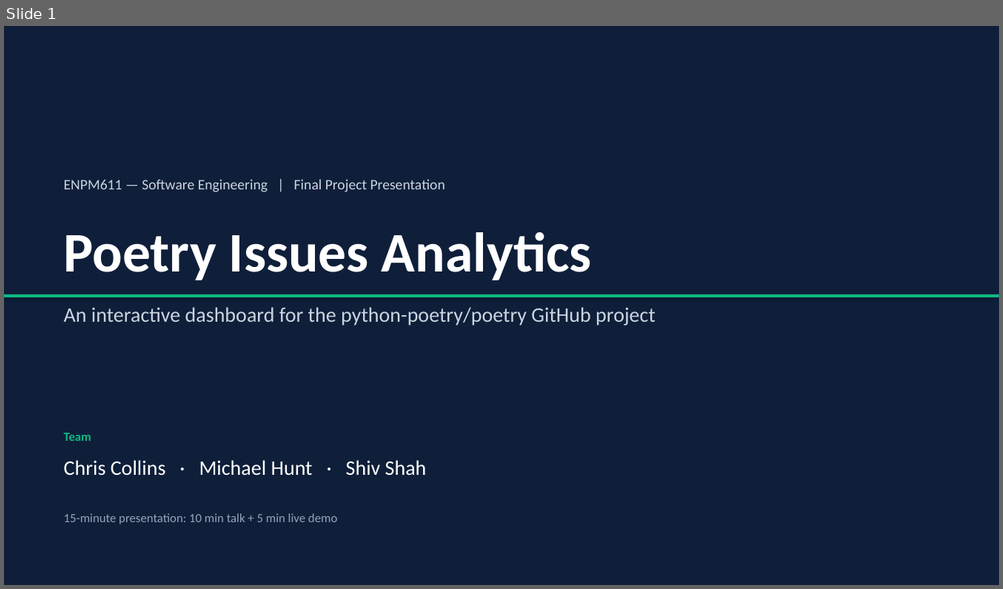
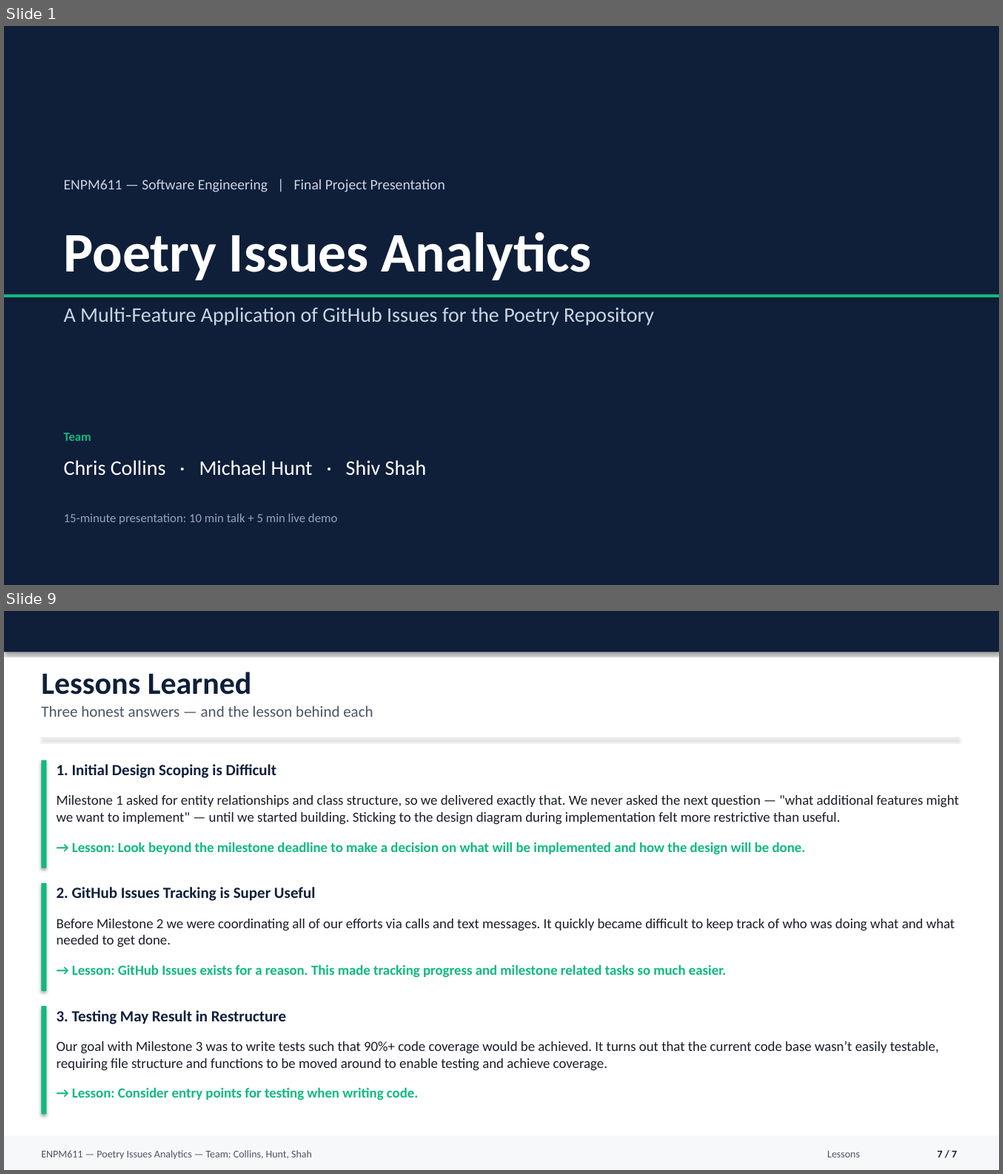
Before and after one commit to shivshahh/enpm611-project, a slide deck: presentation/ENPM611_Final_Presentation.pptx. Shown one above the other, each under a label of ours: slide 1 before the commit, slides 1 and 9 after it; the slides between them are not shown. The pictures are 1003x589 and 1003x1174 pixels, drawn with LibreOffice and Linux fonts; fonts in the diff are those of the drawing. Boxes give left, top, right and bottom in pixels: in the first picture for what was removed or moved away, otherwise in the second. Text is boxed around its words. In the diff, an @@ line names an element or a change of style, - is before the commit and + after.

```diff
--- a/presentation/ENPM611_Final_Presentation.pptx
+++ b/presentation/ENPM611_Final_Presentation.pptx
@@ slide 9 added at bbox=[4, 611, 999, 1170], background #FFFFFF @@
@@ rectangle added at bbox=[4, 611, 999, 652], fill #0F1F3A @@
@@ text added at bbox=[41, 672, 252, 695], 30 pt, text #0F1F3A, bold @@
+Lessons Learned
@@ text added at bbox=[41, 706, 373, 717], 15 pt, text #4B5563 @@
+Three honest answers — and the lesson behind each
@@ rectangle added at bbox=[41, 738, 959, 739], fill #E5E7EB @@
@@ rectangle added at bbox=[41, 760, 46, 869], fill #10B981 @@
@@ text added at bbox=[57, 764, 276, 778], 15 pt, text #0F1F3A, bold @@
+1. Initial Design Scoping is Difficult
@@ text added at bbox=[57, 795, 959, 825], 13.5 pt, text #1A1D29 @@
+Milestone 1 asked for entity relationships and class structure, so we delivered exactly that. We never asked the next question — "what additional features might we want to implement" — until we started building. Sticking to the design diagram during implementation felt more restrictive than useful.
@@ text added at bbox=[72, 842, 805, 855], 13.5 pt, text #10B981, bold @@
+→ Lesson: Look beyond the milestone deadline to make a decision on what will be implemented and how the design will be done.
@@ rectangle added at bbox=[41, 883, 46, 991], fill #10B981 @@
@@ text added at bbox=[57, 887, 315, 901], 15 pt, text #0F1F3A, bold @@
+2. GitHub Issues Tracking is Super Useful
@@ text added at bbox=[57, 919, 954, 948], 13.5 pt, text #1A1D29 @@
+Before Milestone 2 we were coordinating all of our efforts via calls and text messages. It quickly became difficult to keep track of who was doing what and what needed to get done.
@@ text added at bbox=[72, 965, 726, 978], 13.5 pt, text #10B981, bold @@
+→ Lesson: GitHub Issues exists for a reason. This made tracking progress and milestone related tasks so much easier.
@@ rectangle added at bbox=[41, 1006, 46, 1115], fill #10B981 @@
@@ text added at bbox=[57, 1011, 286, 1025], 15 pt, text #0F1F3A, bold @@
+3. Testing May Result in Restructure
@@ text added at bbox=[57, 1042, 939, 1071], 13.5 pt, text #1A1D29 @@
+Our goal with Milestone 3 was to write tests such that 90%+ code coverage would be achieved. It turns out that the current code base wasn’t easily testable, requiring file structure and functions to be moved around to enable testing and achieve coverage.
@@ text added at bbox=[72, 1088, 418, 1101], 13.5 pt, text #10B981, bold @@
+→ Lesson: Consider entry points for testing when writing code.
@@ rectangle added at bbox=[4, 1137, 999, 1170], fill #F7F8FA @@
@@ text added at bbox=[41, 1150, 312, 1159], 10 pt, text #4B5563 @@
+ENPM611 — Poetry Issues Analytics — Team: Collins, Hunt, Shah
@@ text added at bbox=[827, 1151, 859, 1158], 10 pt, text #4B5563 @@
+Lessons
@@ text added at bbox=[937, 1151, 956, 1158], 10 pt, text #0F1F3A, bold @@
+7 / 7
@@ slide 1 changed as well @@
@@ text at bbox=[64, 307, 654, 326]: text changed @@
-An interactive dashboard for the python-poetry/poetry GitHub project
+A Multi-Feature Application of GitHub Issues for the Poetry Repository
```
Also in this commit, not shown: 4 other slides changed, 3 other slides added, 7 slides removed.
